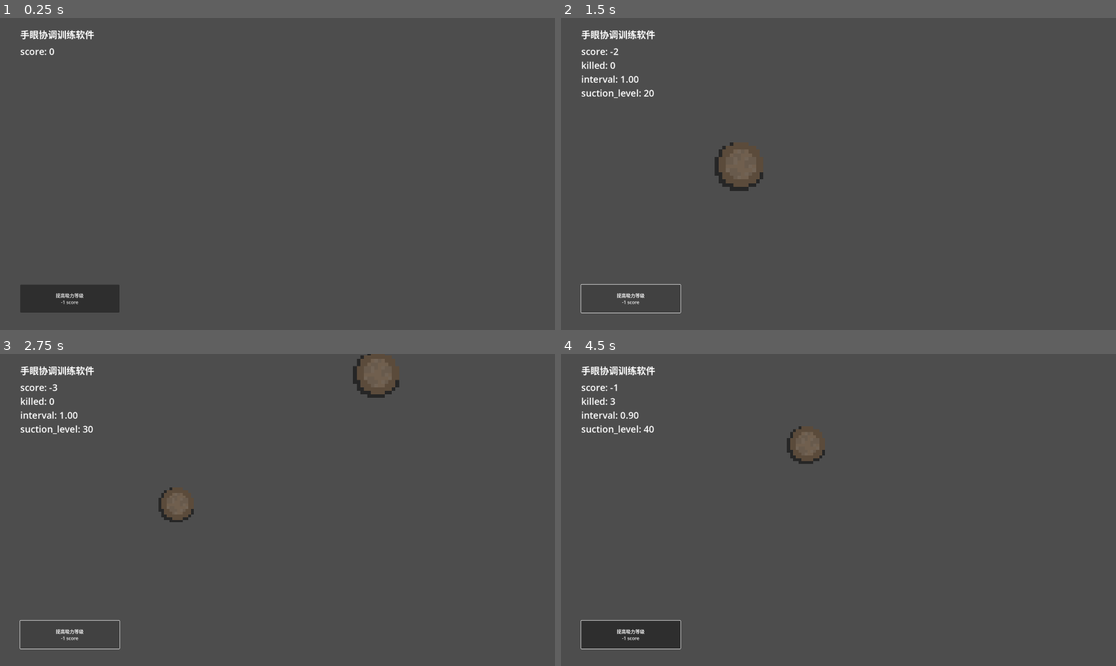
Above: before the commit, frames 1-4 (two rows, left to right).
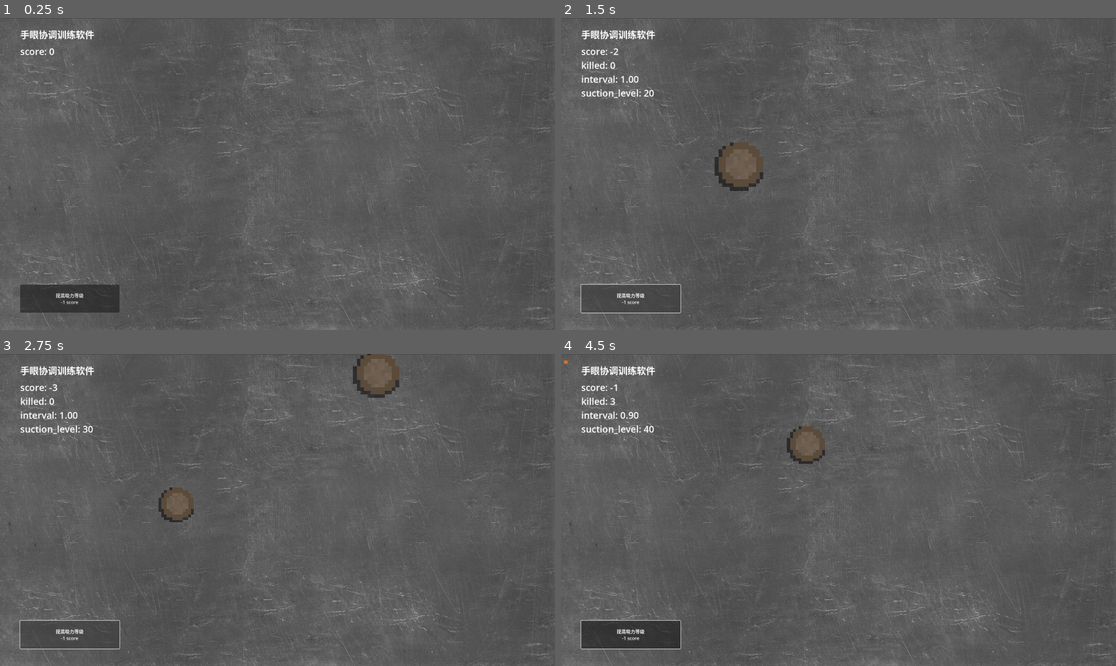
Above: after the commit, the same moments.

Repository: LiRenTech/agile-clicker
Game: Godot game, scene res://main.tscn
Two runs of this game, one before a commit and one after it. Both use one fixed random seed, a clock stepped at 60 frames per second and the inputs below.
Inputs (mouse positions are in pixels of both pictures, inside the frame that each line leads up to):
- Up to frame 1 (0.25 s): no input
- Up to frame 2 (1.5 s): click "提高吸力等级 -1 score" at 0.5 s; click "提高吸力等级 -1 score" at 1.25 s
- Up to frame 3 (2.75 s): click "提高吸力等级 -1 score" at 2 s
- Up to frame 4 (4.5 s): tap Enter at 2.75 s; move the mouse to (738, 503) at 2.77 s; click (738, 503) at 2.92 s; move the mouse to (932, 375) at 3.52 s; click (932, 375) at 3.67 s; move the mouse to (1082, 544) at 4.27 s; click (1082, 544) at 4.42 s

The runs differ from the first frame. In frame 1, 7.0% of the frame differs, in the area x 0-100%, y 0-100%; in frame 2, 6.8%; in frame 3, 6.7%; in frame 4, 6.9%.

Commit message:
💄 增加背景图片

Diff:
--- a/ball.gd
+++ b/ball.gd
@@ -7,7 +7,7 @@
 @export var shrink_speed: float = 0.2  # 缩小速度（可在 Inspector 调整）
 @export var attraction_strength: float = 100.0  # 引力强度
 
-# Called every frame. 'delta' is the elapsed time since the previous frame.
+
 func _physics_process(delta):
 	# 吸引力影响
 	var mouse_pos = get_viewport().get_mouse_position()  # 获取鼠标位置
@@ -27,7 +27,8 @@
 func _ready():
 	$Area2D.input_event.connect(_on_Area2D_input_event)
 
-func _on_Area2D_input_event(viewport, event, shape_idx):
+# 点击
+func _on_Area2D_input_event(_viewport, event, _shape_idx):
 	if event is InputEventMouseButton and event.pressed and event.button_index == MOUSE_BUTTON_LEFT:
 		emit_signal("ball_clicked")
 		queue_free()
--- a/ball.tscn
+++ b/ball.tscn
@@ -7,6 +7,7 @@
 radius = 102.044
 
 [node name="Node2D" type="Node2D"]
+top_level = true
 script = ExtResource("1_chtks")
 
 [node name="DirtBall" type="Sprite2D" parent="."]
--- /dev/null
+++ b/ball_explosion.tscn
@@ -0,0 +1,61 @@
+[gd_scene load_steps=9 format=3 uid="uid://cfhnxg4deer84"]
+
+[ext_resource type="Texture2D" uid="uid://bgthx0c001b41" path="res://assets/ball_explosion.png" id="1_7pb6g"]
+
+[sub_resource type="AtlasTexture" id="AtlasTexture_3ti85"]
+atlas = ExtResource("1_7pb6g")
+region = Rect2(0, 0, 20, 20)
+
+[sub_resource type="AtlasTexture" id="AtlasTexture_ckv16"]
+atlas = ExtResource("1_7pb6g")
+region = Rect2(20, 0, 20, 20)
+
+[sub_resource type="AtlasTexture" id="AtlasTexture_j2q1p"]
+atlas = ExtResource("1_7pb6g")
+region = Rect2(40, 0, 20, 20)
+
+[sub_resource type="AtlasTexture" id="AtlasTexture_5tf34"]
+atlas = ExtResource("1_7pb6g")
+region = Rect2(60, 0, 20, 20)
+
+[sub_resource type="AtlasTexture" id="AtlasTexture_37ewm"]
+atlas = ExtResource("1_7pb6g")
+region = Rect2(80, 0, 20, 20)
+
+[sub_resource type="AtlasTexture" id="AtlasTexture_uo3mc"]
+atlas = ExtResource("1_7pb6g")
+region = Rect2(100, 0, 20, 20)
+
+[sub_resource type="SpriteFrames" id="SpriteFrames_a1jpm"]
+animations = [{
+"frames": [{
+"duration": 1.0,
+"texture": SubResource("AtlasTexture_3ti85")
+}, {
+"duration": 1.0,
+"texture": SubResource("AtlasTexture_ckv16")
+}, {
+"duration": 1.0,
+"texture": SubResource("AtlasTexture_j2q1p")
+}, {
+"duration": 1.0,
+"texture": SubResource("AtlasTexture_5tf34")
+}, {
+"duration": 1.0,
+"texture": SubResource("AtlasTexture_37ewm")
+}, {
+"duration": 1.0,
+"texture": SubResource("AtlasTexture_uo3mc")
+}],
+"loop": true,
+"name": &"default",
+"speed": 30.0
+}]
+
+[node name="BallExplosion" type="Node2D"]
+
+[node name="AnimatedSprite2D" type="AnimatedSprite2D" parent="."]
+texture_filter = 1
+texture_repeat = 1
+scale = Vector2(11.3, 11.3)
+sprite_frames = SubResource("SpriteFrames_a1jpm")
--- a/main.gd
+++ b/main.gd
@@ -3,6 +3,7 @@
 var killed_count = 0  # 击毁石头的数量
 var game_active = true  # 游戏状态标志
 var ball_scene = preload("res://ball.tscn")  # 加载球对象场景
+var ball_explosion_scene = preload("res://ball_explosion.tscn")  # 加载球爆炸对象场景
 var split_scene = preload("res://split.tscn")
 var timer_interval = 1.0  # 初始生成间隔
 var split_level = 0  # 击碎分裂等级
@@ -50,6 +51,11 @@
 	score += 1
 	killed_count += 1
 	update_ui()
+
+	# 增加爆炸效果
+	var ball_explosion = ball_explosion_scene.instantiate()
+	add_child(ball_explosion)
+
 	# 产生新的碎片
 	#var split = split_scene.instantiate()
 	#add_child(split)
--- a/main.tscn
+++ b/main.tscn
@@ -1,6 +1,7 @@
-[gd_scene load_steps=5 format=3 uid="uid://dn5j2h175sk1p"]
+[gd_scene load_steps=6 format=3 uid="uid://dn5j2h175sk1p"]
 
 [ext_resource type="Script" path="res://main.gd" id="1_rstm7"]
+[ext_resource type="Texture2D" uid="uid://dwdx4rlggcx7d" path="res://assets/background.jpg" id="2_w3hb6"]
 
 [sub_resource type="LabelSettings" id="LabelSettings_nl362"]
 font_size = 32
@@ -68,6 +69,14 @@
 text = "提高吸力等级
 -1 score"
 
+[node name="Background" type="Sprite2D" parent="."]
+z_index = -1
+z_as_relative = false
+position = Vector2(960.889, 542.75)
+scale = Vector2(1.50069, 1.50069)
+texture = ExtResource("2_w3hb6")
+metadata/_edit_lock_ = true
+
 [node name="Timer" type="Timer" parent="."]
 
 [connection signal="pressed" from="CanvasLayer/RestartButton" to="." method="_on_restart_button_pressed"]
Binary file added: assets/background.jpg
Not shown, added: assets/background.jpg.import
Binary file added: assets/ball_explosion.png
Not shown, added: assets/ball_explosion.png.import
Not shown, changed: .gitignore
